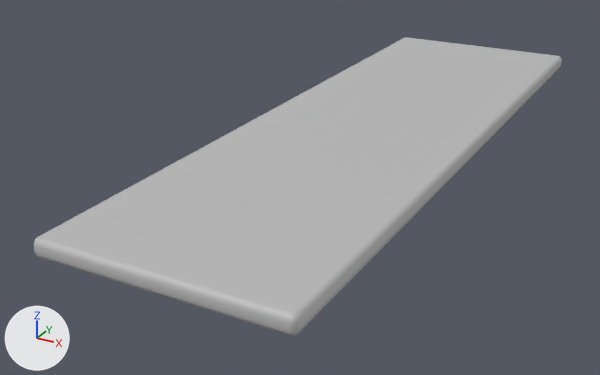
Before and after pictures for a commit that changed the FBX model Assets/Models/Environment/SM_FoamFloor_1x3.fbx.
One viewpoint serves both versions: a 50 mm camera at (0.81, -3.49, 1.19) aimed at (-0.71, -0.73, -0.19). The lights are fixed; the arrows at lower left show +X, +Y and +Z. Where no turn or scale is listed for an object, it has been applied to the vertices.

Before the edit, the objects in view are built like this:
```python
me_mesh = bpy.data.meshes.new('Mesh')
me_mesh.from_pydata(...)  # 56 vertices, 54 faces; spans x -0.95..-0.05, y -1.95..0.95, z 0.0..0.07
me_mesh.materials.append(mat_lambert1)  # grey #bcbcbc
ob_sm_floorfoam_1x3 = bpy.data.objects.new('SM_FloorFoam_1x3', me_mesh)
ob_sm_floorfoam_1x3.location = (0.0, 0.0, 0.0)
```
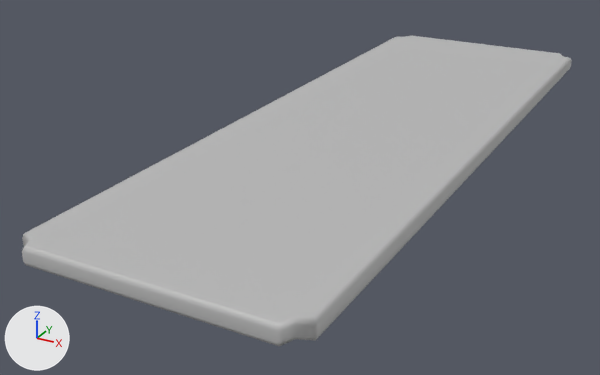
Commit message: Update Foam Floor mesh

Boxes (x1, y1, x2, y2) around the edits, measured in the pictures (600 x 375 px):
'SM_FloorFoam_1x3', reshaped, moved: before (33, 37, 562, 336); after (22, 36, 572, 346)
part 1 of me_mesh, added: after (22, 36, 572, 346)

Edits to the bpy script that builds the scene:
```text
Change me_mesh:
    used by ob_sm_floorfoam_1x3; location = (0.0, 0.0, 0.0)
    remove me_mesh.from_pydata(...)  # 56 vertices, 54 faces; spans x -0.95..-0.05, y -1.95..0.95, z 0.0..0.07
    add me_mesh.from_pydata(...)  # 72 vertices, 62 faces; spans x -1.0..0.0, y -1.0..2.0, z -0.03..0.03
    me_mesh part 1
    64 vertices are added at x -1.0..0.0, y -1.0..2.0, z -0.03..0.03
    8 new vertices lie (0.0, 0.0, 0.04) away from vertices in x -1.0..0.0, y -1.0..2.0, z -0.02
    62 new faces join them
Change ob_sm_floorfoam_1x3:
    ob_sm_floorfoam_1x3.location: (0.0, 0.0, 0.0) -> (0.0, -1.0, 0.034)
```
